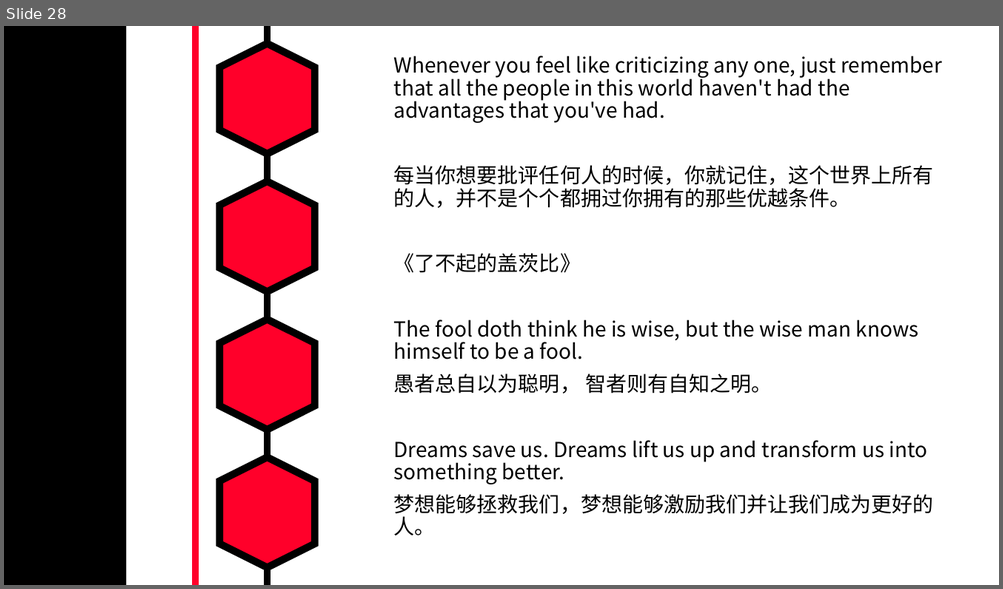
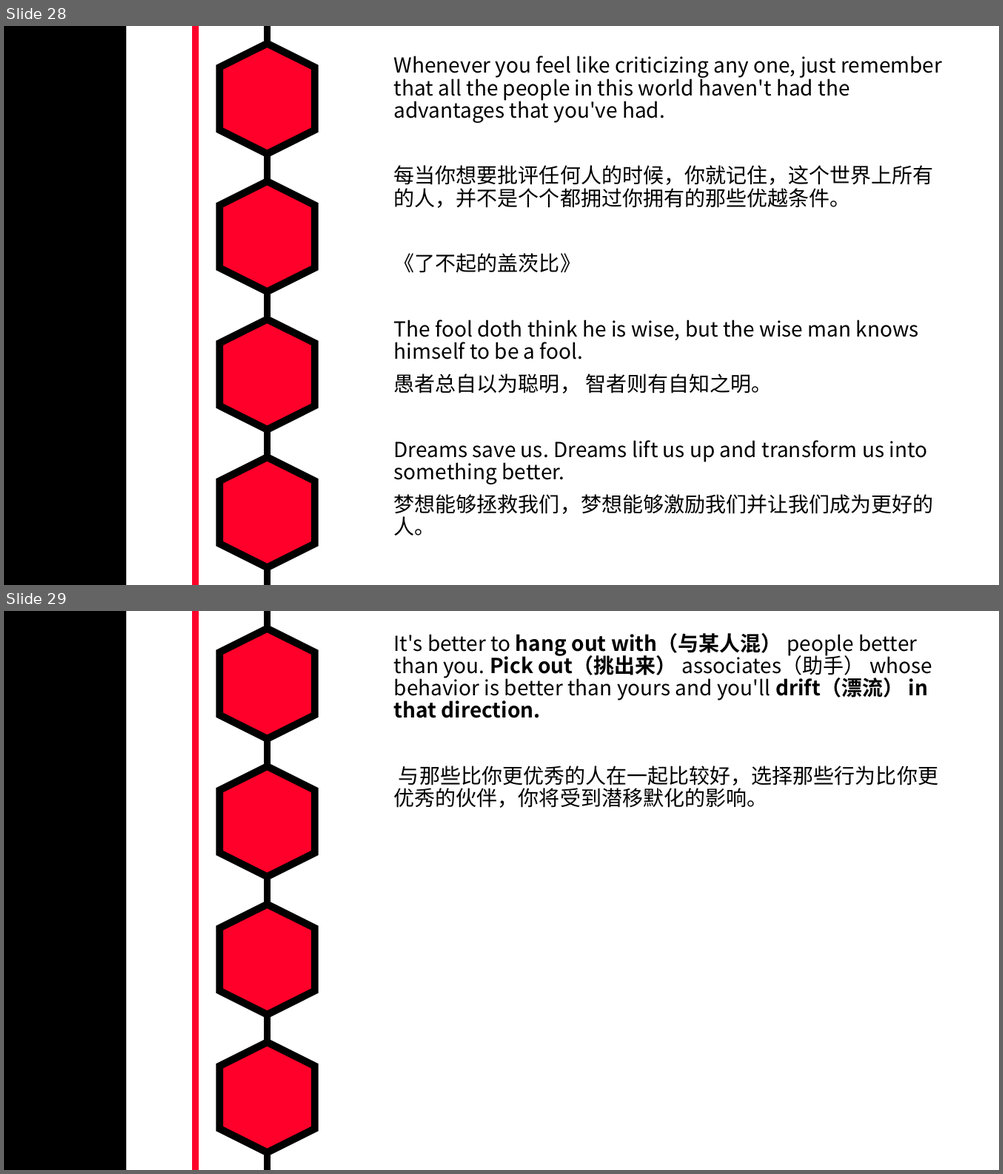
Before and after one commit to MarkShen1992/PPT-template, a slide deck: morning reading/iridescent english sentenses.pptx. Shown one above the other, each under a label of ours: slide 28 before the commit, slides 28 and 29 after it. The pictures are 1003x589 and 1003x1174 pixels, drawn with LibreOffice and Linux fonts; fonts in the diff are those of the drawing. Boxes give left, top, right and bottom in pixels: in the first picture for what was removed or moved away, otherwise in the second. Text is boxed around its words. In the diff, an @@ line names an element or a change of style, - is before the commit and + after.

Commit message:
add a sentence

```diff
--- a/morning reading/iridescent english sentenses.pptx
+++ b/morning reading/iridescent english sentenses.pptx
@@ slide 29 added at (4,611,999,1170), background #FFFFFF; not listed: 7 template elements that a slide beside it also shows @@
@@ text added at (394,633,938,808), 20 pt, text #000000 @@
+It's better to hang out with（与某人混） people better than you. Pick out（挑出来） associates（助手） whose behavior is better than yours and you'll drift（漂流） in that direction.
+与那些比你更优秀的人在一起比较好，选择那些行为比你更优秀的伙伴，你将受到潜移默化的影响。
```
